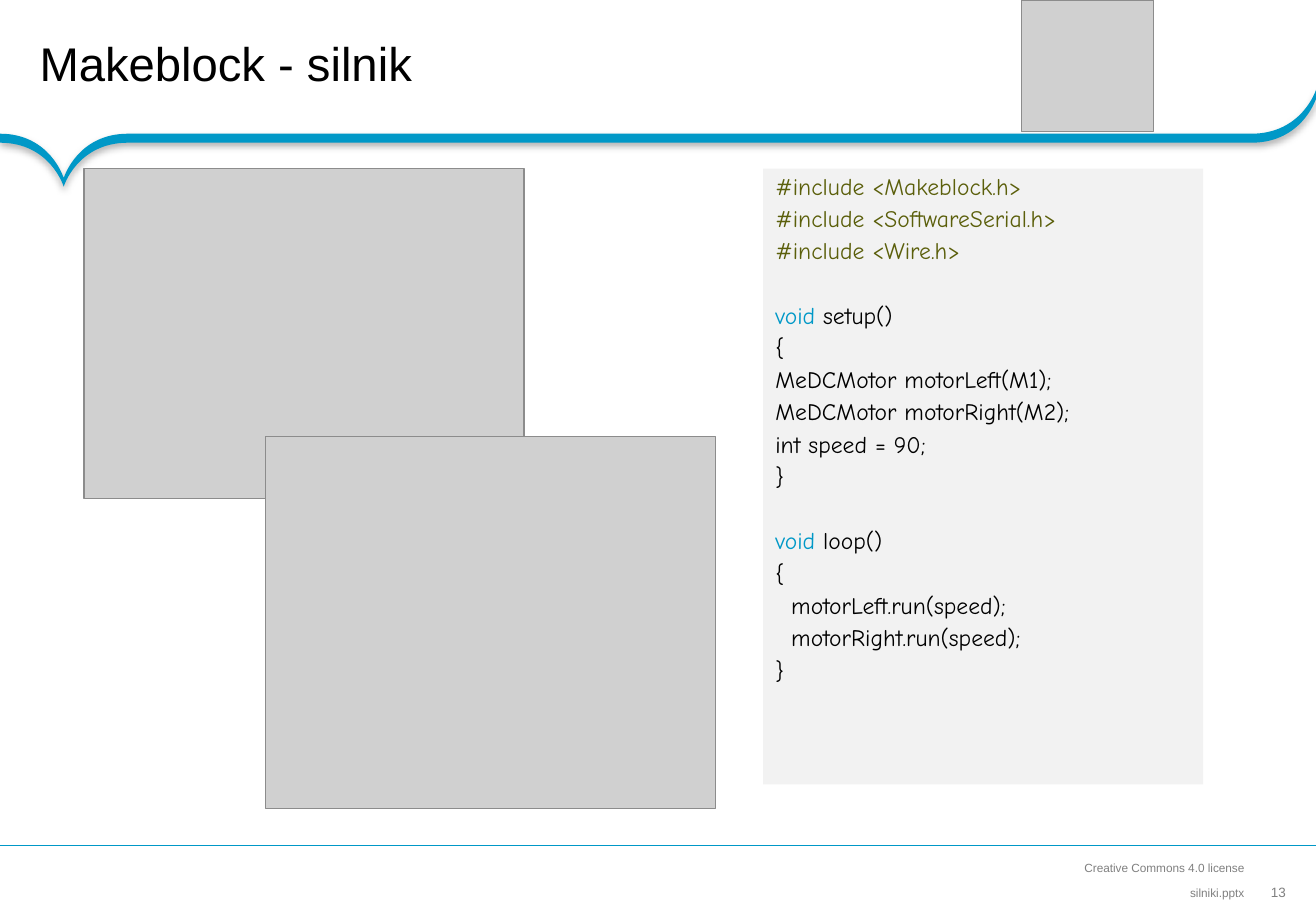
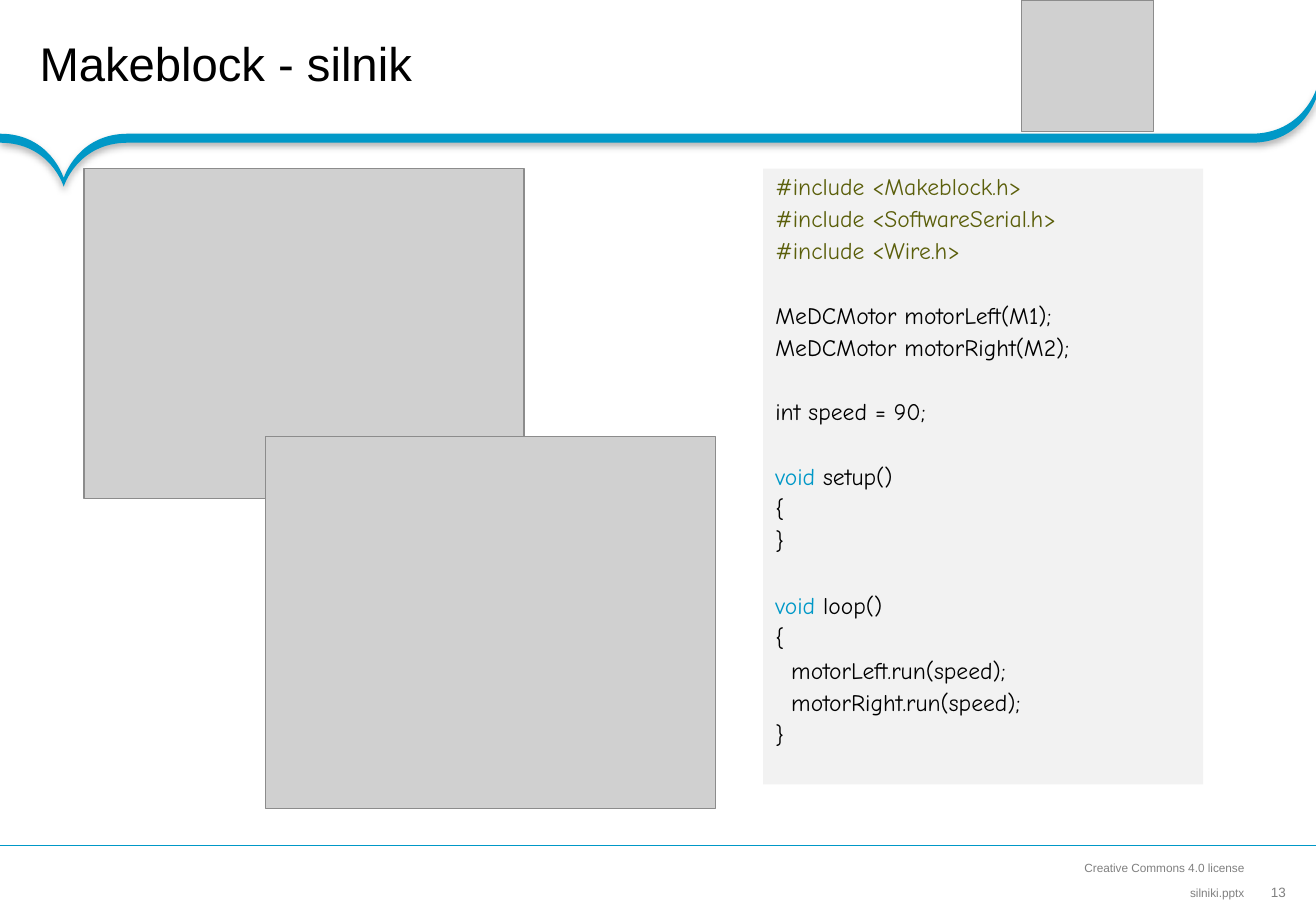
Before and after one commit to RoboCap/arduino, a slide deck: slide 13 of wks/silniki.pptx. Drawn at 1316x911 pixels with LibreOffice and Linux fonts; fonts in the diff are those of the drawing; grey boxes stand for pictures; background and template pictures are left out. Boxes give left, top, right and bottom in pixels: in the first picture for what was removed or moved away, otherwise in the second. Text is boxed around its words. In the diff, an @@ line names an element or a change of style, - is before the commit and + after.

```diff
--- a/wks/silniki.pptx
+++ b/wks/silniki.pptx
@@ text at [775,305,892,329]: paragraphs removed @@
-void setup()
-{
@@ text at [775,466,892,490]: paragraphs added @@
+void setup()
+{
```
Also in this commit, not shown: 1 other file.
